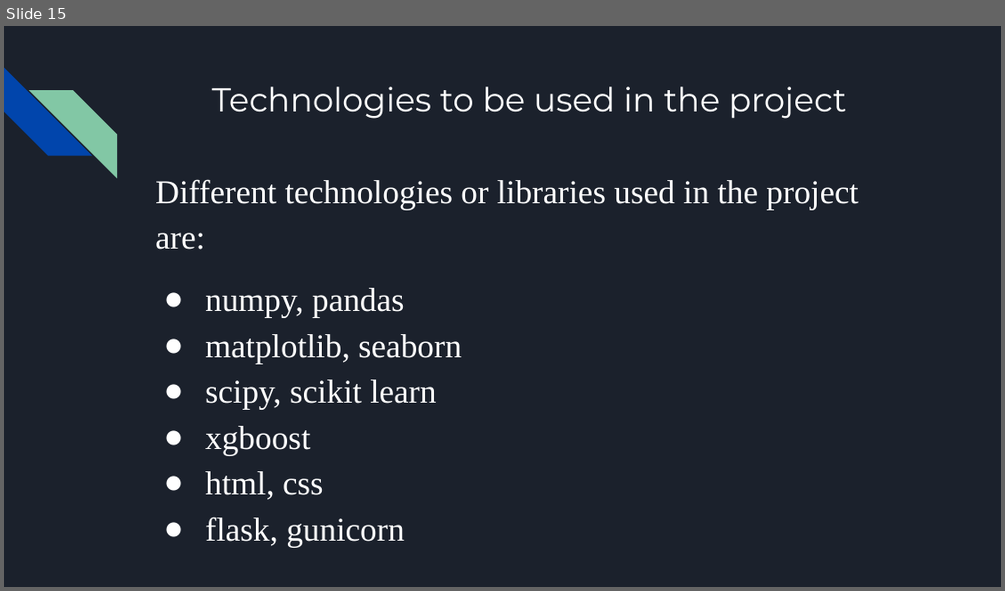
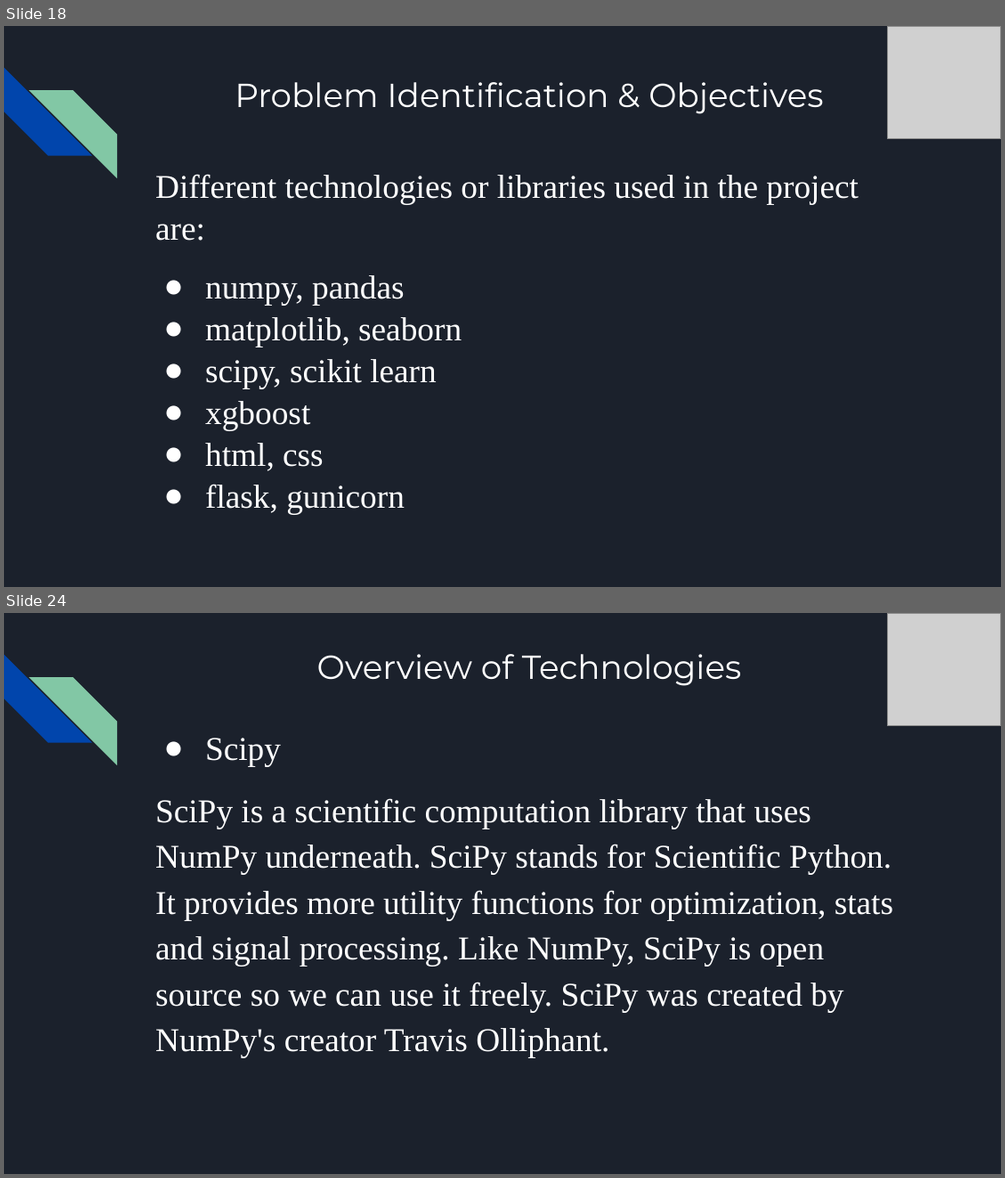
Before and after one commit to Rakesh-Naidu/Credit-card-approval-prediction, a slide deck: Credit Approval Prediction.pptx. Shown one above the other, each under a label of ours: slide 15 before the commit, slides 18 and 24 after it; the slides between them are not shown. The pictures are 1005x591 and 1005x1178 pixels, drawn with LibreOffice and Linux fonts; fonts in the diff are those of the drawing; grey boxes stand for pictures. Boxes give left, top, right and bottom in pixels: in the first picture for what was removed or moved away, otherwise in the second. Text is boxed around its words. In the diff, an @@ line names an element or a change of style, - is before the commit and + after.

```diff
--- a/Credit Approval Prediction.pptx
+++ b/Credit Approval Prediction.pptx
@@ slide 24 added at (4,613,1001,1174), background #1B212C; not listed: 2 template elements that a slide beside it also shows @@
@@ picture added at (887,613,1001,726) @@
@@ title added at (317,654,742,686), 24 pt, text #FFFFFF @@
+Overview of Technologies
@@ text added at (155,738,893,1058), 24 pt, text #FFFFFF @@
+● Scipy
+SciPy is a scientific computation library that uses NumPy underneath. SciPy stands for Scientific Python. It provides more utility functions for optimization, stats and signal processing. Like NumPy, SciPy is open source so we can use it freely. SciPy was created by NumPy's creator Travis Olliphant.
@@ what was slide 15 is now slide 18 @@
@@ slide 18 changed as well @@
@@ picture added at (887,26,1001,139) @@
@@ title at (235,82,823,114): text changed @@
-Technologies to be used in the project
+Problem Identification & Objectives
@@ text "Different technologies or libraries used ..." at (155,174,858,514): line spacing 1.15 to 1.05 @@
```
Also in this commit, not shown: 13 other slides changed, 25 other slides added, 4 slides removed, 4 other files.
